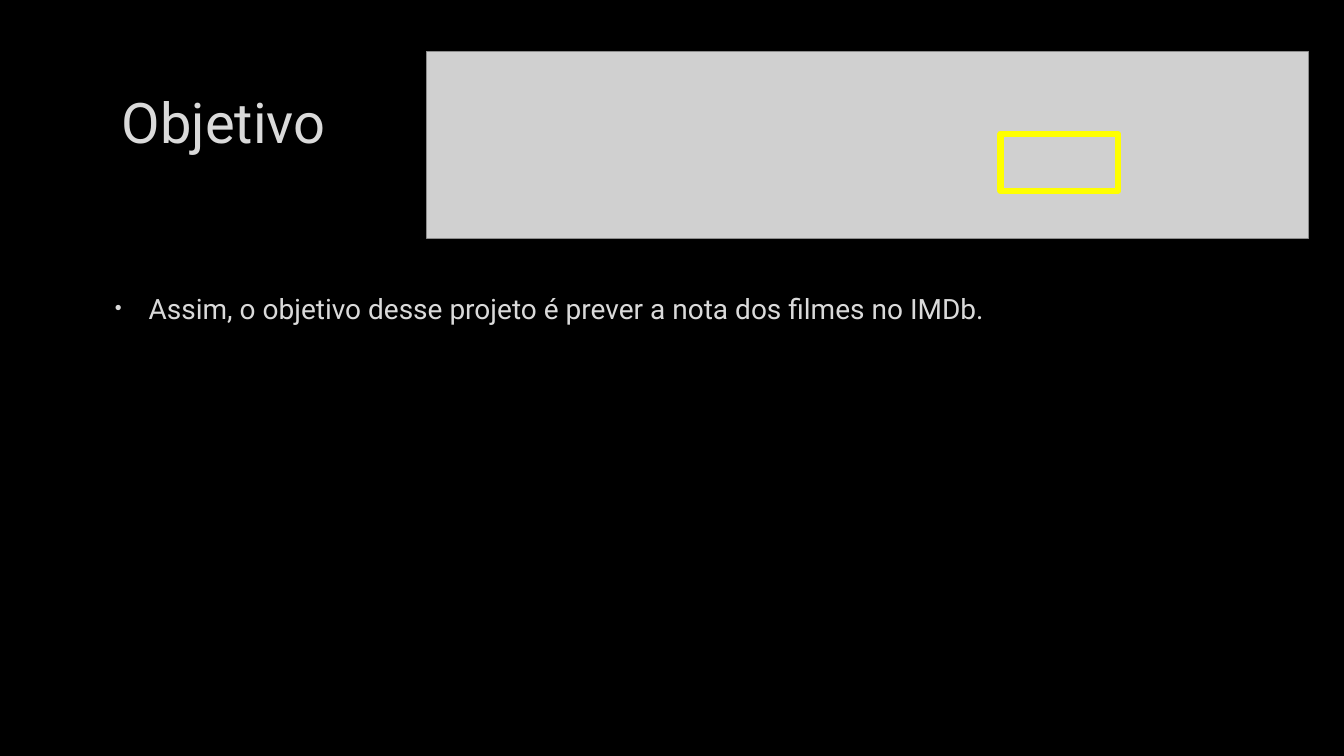
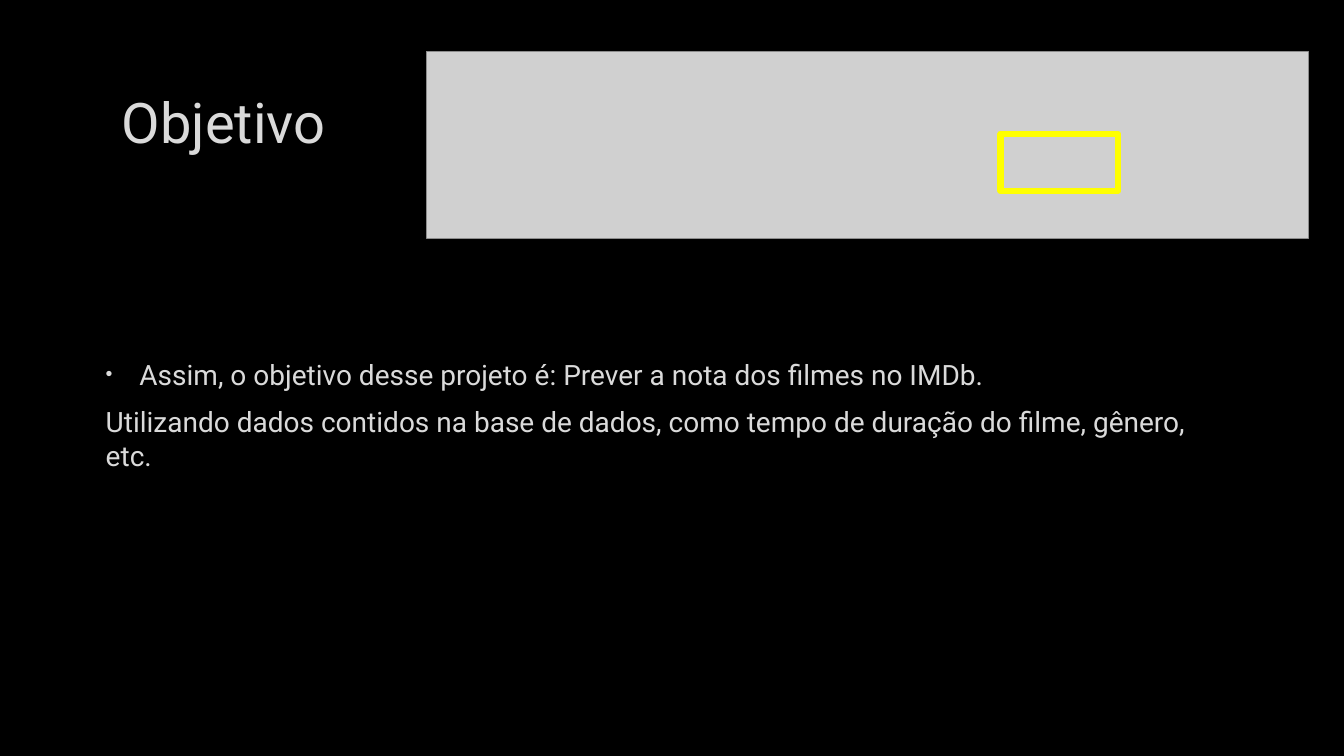
Before and after one commit to ProencaC/imdb, a slide deck: slide 3 of Docs/Apresentação.pptx. Drawn at 1344x756 pixels with LibreOffice and Linux fonts; fonts in the diff are those of the drawing; grey boxes stand for pictures; background and template pictures are left out. Boxes give left, top, right and bottom in pixels: in the first picture for what was removed or moved away, otherwise in the second. Text is boxed around its words. In the diff, an @@ line names an element or a change of style, - is before the commit and + after.

```diff
--- a/Docs/Apresentação.pptx
+++ b/Docs/Apresentação.pptx
@@ text at (x1=106, y1=363, x2=1185, y2=467): text changed @@
-• Assim, o objetivo desse projeto é prever a nota dos filmes no IMDb.
+• Assim, o objetivo desse projeto é: Prever a nota dos filmes no IMDb.
+Utilizando dados contidos na base de dados, como tempo de duração do filme, gênero, etc.
```
Also in this commit, not shown: 4 other slides changed, 8 slides added, 4 slides removed.
